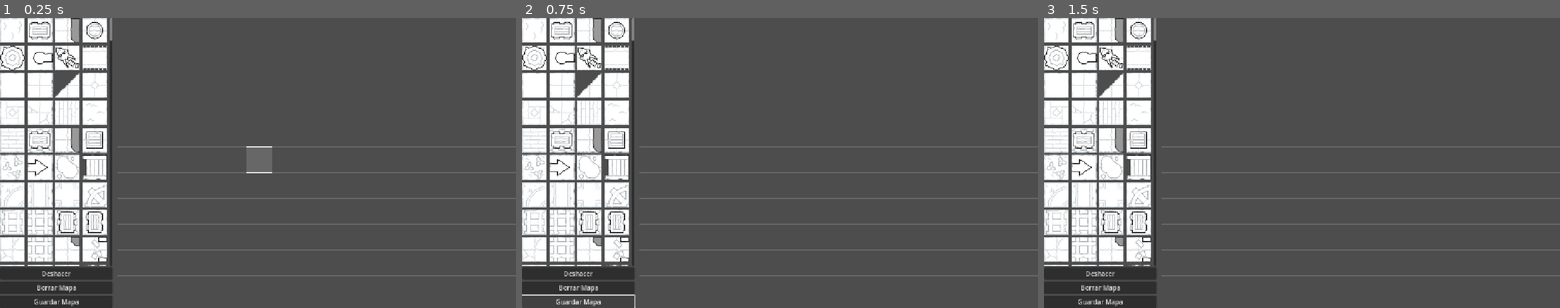
Above: before the commit, frames 1-3 (left to right).
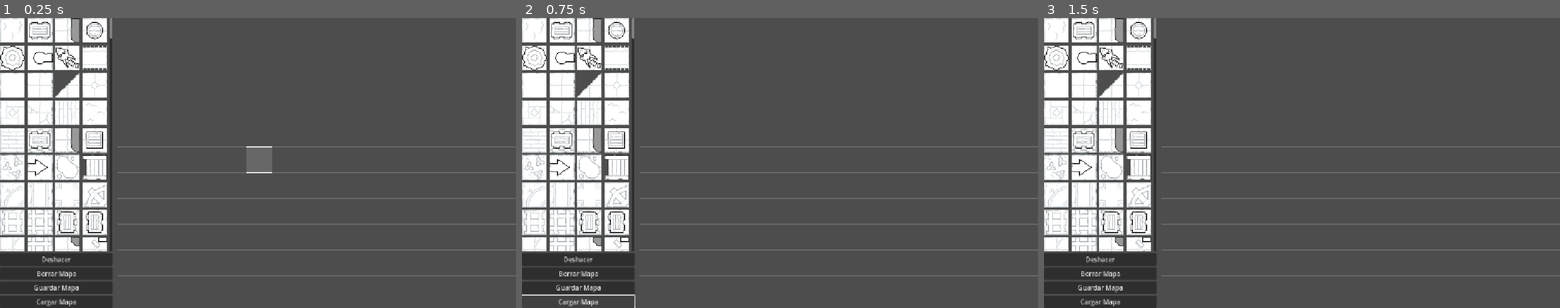
Above: after the commit, the same moments.

Repository: Perichip/dungeonmaker
Game: Godot game, scene res://scenes/dungeon_maker.tscn
Same seed, same stepped clock (60 frames per second), same inputs: the game is played once before the commit and once after it.
Inputs (mouse positions are in pixels of both pictures, inside the frame that each line leads up to):
- Up to frame 1 (0.25 s): no input
- Up to frame 2 (0.75 s): click (578, 302) at 0.5 s, where only the run after the commit has a clickable "Cargar Mapa"
- Up to frame 3 (1.5 s): click (1054, 29) at 1.27 s

The runs differ from the first frame. In frame 1, 1.4% of the frame differs, in the area x 0-22%, y 6-100%; in frame 2, 1.4%; in frame 3, 1.4%.

Commit message:
v0.0.3 Pan and Zoom Map Area

Diff:
--- a/scenes/dungeon_maker.tscn
+++ b/scenes/dungeon_maker.tscn
@@ -1,10 +1,11 @@
-[gd_scene load_steps=8 format=3 uid="uid://db68dosdln51t"]
+[gd_scene load_steps=9 format=3 uid="uid://db68dosdln51t"]
 
 [ext_resource type="Script" uid="uid://dj56c442d6b1u" path="res://scripts/tilemaplayer.gd" id="1_2ottj"]
 [ext_resource type="Script" uid="uid://bsbr5u8usujh8" path="res://scripts/dungeonmaker.gd" id="1_g6ugy"]
 [ext_resource type="Texture2D" uid="uid://c5q31prf0jdmq" path="res://assets/Dungeon Tile Person.png" id="2_8y36s"]
 [ext_resource type="Script" uid="uid://cd1h1ssti8sep" path="res://scripts/gridoverlay.gd" id="3_1aoc5"]
 [ext_resource type="Script" uid="uid://bdhpyi5mjye7i" path="res://scripts/hoveroverlay.gd" id="5_8y36s"]
+[ext_resource type="Script" uid="uid://bhiay03g8pxkc" path="res://scripts/maparea.gd" id="6_maparea"]
 
 [sub_resource type="TileSetAtlasSource" id="TileSetAtlasSource_vrbr5"]
 texture = ExtResource("2_8y36s")
@@ -506,9 +507,15 @@
 layout_mode = 2
 text = "Guardar Mapa"
 
+[node name="ButtonLoad" type="Button" parent="HSplitContainer/LeftArea"]
+layout_mode = 2
+text = "Cargar Mapa"
+
 [node name="MapArea" type="Control" parent="HSplitContainer"]
+clip_contents = true
 layout_mode = 2
 mouse_filter = 2
+script = ExtResource("6_maparea")
 
 [node name="TileMapLayer" type="TileMapLayer" parent="HSplitContainer/MapArea"]
 tile_set = SubResource("TileSet_1aoc5")
--- a/scripts/gridoverlay.gd
+++ b/scripts/gridoverlay.gd
@@ -1,33 +1,22 @@
 extends Node2D
 
-const MAP_WIDTH := 33
-const MAP_HEIGHT := 22
-const CELL_SIZE := 64  # ⚠️ Cambia según tu tileset
-@onready var tilemap = $"../TileMapLayer"
+const MAP_WIDTH := 100
+const MAP_HEIGHT := 100
+@onready var tilemap: TileMapLayer = $"../TileMapLayer"
 
+func _draw() -> void:
+	if tilemap.tile_set == null:
+		return
 
-func _draw():
-	var width_px = MAP_WIDTH * CELL_SIZE
-	var height_px = MAP_HEIGHT * CELL_SIZE
+	var cell_size := float(tilemap.tile_set.tile_size.x)
+	var width_px := MAP_WIDTH * cell_size
+	var height_px := MAP_HEIGHT * cell_size
+	var color := Color(1, 1, 1, 0.15)
 
-	var color = Color(1, 1, 1, 0.15)  # blanco muy transparente
+	for x in range(MAP_WIDTH + 1):
+		var xpos := x * cell_size
+		draw_line(Vector2(xpos, 0), Vector2(xpos, height_px), color, 1.0)
 
-	# Líneas verticales
-	for x in range(MAP_WIDTH + 1):
-		var xpos = x * CELL_SIZE
-		draw_line(
-			Vector2(xpos, 0),
-			Vector2(xpos, height_px),
-			color,
-			1.0
-		)
-
-	# Líneas horizontales
 	for y in range(MAP_HEIGHT + 1):
-		var ypos = y * CELL_SIZE
-		draw_line(
-			Vector2(0, ypos),
-			Vector2(width_px, ypos),
-			color,
-			1.0
-		)
+		var ypos := y * cell_size
+		draw_line(Vector2(0, ypos), Vector2(width_px, ypos), color, 1.0)
--- a/scripts/hoveroverlay.gd
+++ b/scripts/hoveroverlay.gd
@@ -3,8 +3,8 @@
 @onready var tilemap: TileMapLayer = $"../TileMapLayer"
 @onready var map_area: Control = $".."
 
-const MAP_WIDTH := 33
-const MAP_HEIGHT := 22
+const MAP_WIDTH := 100
+const MAP_HEIGHT := 100
 
 var hover_cell : Vector2i = Vector2i(-1, -1)
 var cell_size : int
--- /dev/null
+++ b/scripts/maparea.gd
@@ -0,0 +1,52 @@
+extends Control
+
+@onready var tilemap_layer: TileMapLayer = $TileMapLayer
+@onready var grid_overlay: Node2D = $GridOverlay
+@onready var hover_overlay: Node2D = $HoverOverlay
+
+const MIN_ZOOM := 0.5
+const MAX_ZOOM := 2.5
+const ZOOM_STEP := 0.1
+const PAN_BUTTON := MOUSE_BUTTON_MIDDLE
+
+var zoom_level := 1.0
+var pan_offset := Vector2.ZERO
+var is_panning := false
+
+func _ready() -> void:
+	clip_contents = true
+	_apply_view_transform()
+
+func _input(event: InputEvent) -> void:
+	if event is InputEventMouseButton:
+		var mouse_button_event := event as InputEventMouseButton
+		if mouse_button_event.button_index == PAN_BUTTON:
+			is_panning = mouse_button_event.pressed
+			return
+
+		if not get_global_rect().has_point(mouse_button_event.position):
+			return
+
+		if mouse_button_event.pressed and (mouse_button_event.button_index == MOUSE_BUTTON_WHEEL_UP or mouse_button_event.button_index == MOUSE_BUTTON_WHEEL_DOWN):
+			var old_zoom := zoom_level
+			if mouse_button_event.button_index == MOUSE_BUTTON_WHEEL_UP:
+				zoom_level = min(zoom_level + ZOOM_STEP, MAX_ZOOM)
+			else:
+				zoom_level = max(zoom_level - ZOOM_STEP, MIN_ZOOM)
+
+			if is_equal_approx(old_zoom, zoom_level):
+				return
+
+			var mouse_local: Vector2 = mouse_button_event.position - get_global_position()
+			var world_before_zoom := (mouse_local - pan_offset) / old_zoom
+			pan_offset = mouse_local - world_before_zoom * zoom_level
+			_apply_view_transform()
+
+	if event is InputEventMouseMotion and is_panning:
+		pan_offset += event.relative
+		_apply_view_transform()
+
+func _apply_view_transform() -> void:
+	for node in [tilemap_layer, grid_overlay, hover_overlay]:
+		node.scale = Vector2.ONE * zoom_level
+		node.position = pan_offset
--- a/scripts/tilemaplayer.gd
+++ b/scripts/tilemaplayer.gd
@@ -7,8 +7,8 @@
 var is_painting := false
 var is_erasing := false
 
-const MAP_WIDTH := 33
-const MAP_HEIGHT := 22
+const MAP_WIDTH := 100
+const MAP_HEIGHT := 100
 
 func set_selected_tile(source_id:int, atlas_coords:Vector2i):
 	selected_source_id = source_id
Not shown, added: scripts/maparea.gd.uid
